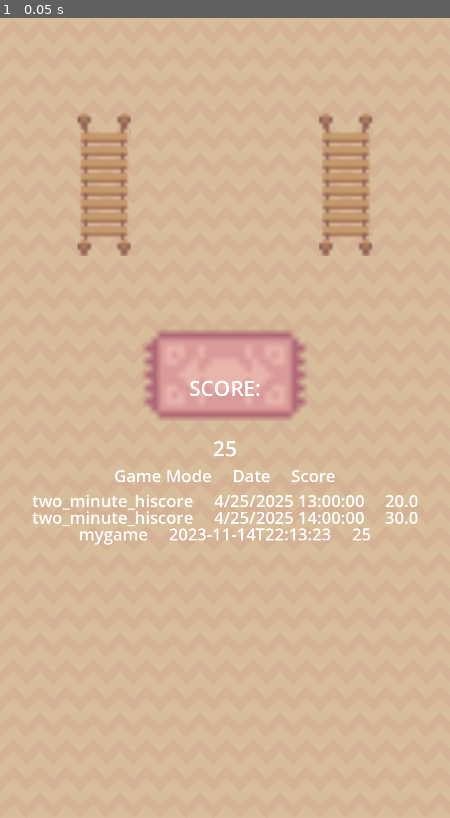
Above: before the commit, frame 1.
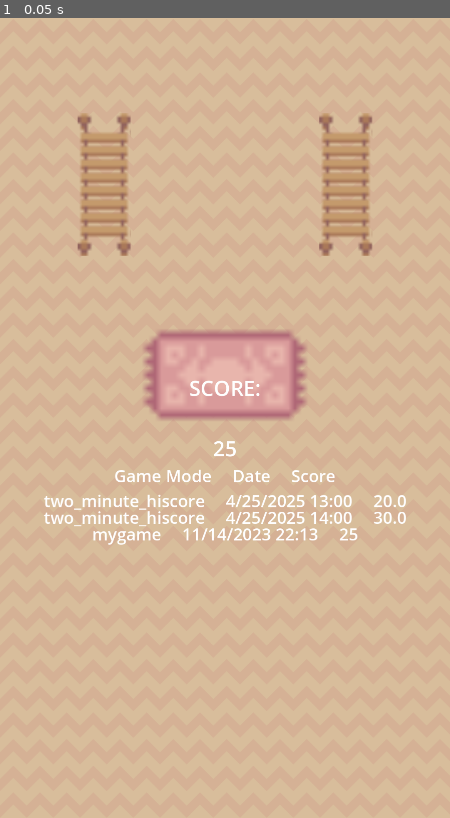
Above: after the commit, the same moment.

Repository: andrewcrisp/shelfsortinggame
Game: Godot game, scene res://scenes/score_report.tscn
Two runs of this game, one before a commit and one after it. Both use one fixed random seed, a clock stepped at 60 frames per second and the inputs below. This scene is started directly instead of the project's main scene.
Inputs:
- Up to frame 1 (0.05 s): no input

The runs differ from the first frame. In frame 1, 1.7% of the frame differs, in the area x 7-93%, y 59-66%.

Commit message:
format date output

Diff:
--- a/assets/text/hiscores.json
+++ b/assets/text/hiscores.json
@@ -1 +1 @@
-{	"two_minute_hiscore" : [		{ 			"dateScored" : "4/25/2025 13:00:00",			"score" : 20		},		{ 			"dateScored" : "4/25/2025 14:00:00",			"score" : 30		}	]}
+{	"two_minute_hiscore" : [		{ 			"dateScored" : "4/25/2025 13:00",			"score" : 20		},		{ 			"dateScored" : "4/25/2025 14:00",			"score" : 30		}	]}
--- a/scripts/score_report.gd
+++ b/scripts/score_report.gd
@@ -1,4 +1,5 @@
 class_name ScoreReport extends Node2D
+var dateFormat = "%s/%s/%s %s:%s" #4/25/2025 13:00:00
 
 func _ready():
 	var viewportSize = get_viewport().get_visible_rect().size
@@ -9,7 +10,14 @@
 	$Control/ScoreLabel.text = str(score)
 	var newScore:ScoreEntry = load("res://scenes/score_entry.tscn").instantiate()
 	newScore.gameMode = gamemode
-	newScore.dateScored = Time.get_datetime_string_from_system()
+	var dateScored := Time.get_datetime_dict_from_system()
+	newScore.dateScored = dateFormat % [
+		dateScored["month"],
+		dateScored["day"],
+		dateScored["year"],
+		dateScored["hour"],
+		dateScored["minute"]
+		]
 	newScore.score = score
 	$Control/HighScoreViewer.hiscores.append(newScore)
 	$Control/HighScoreViewer.populateScoresList()
